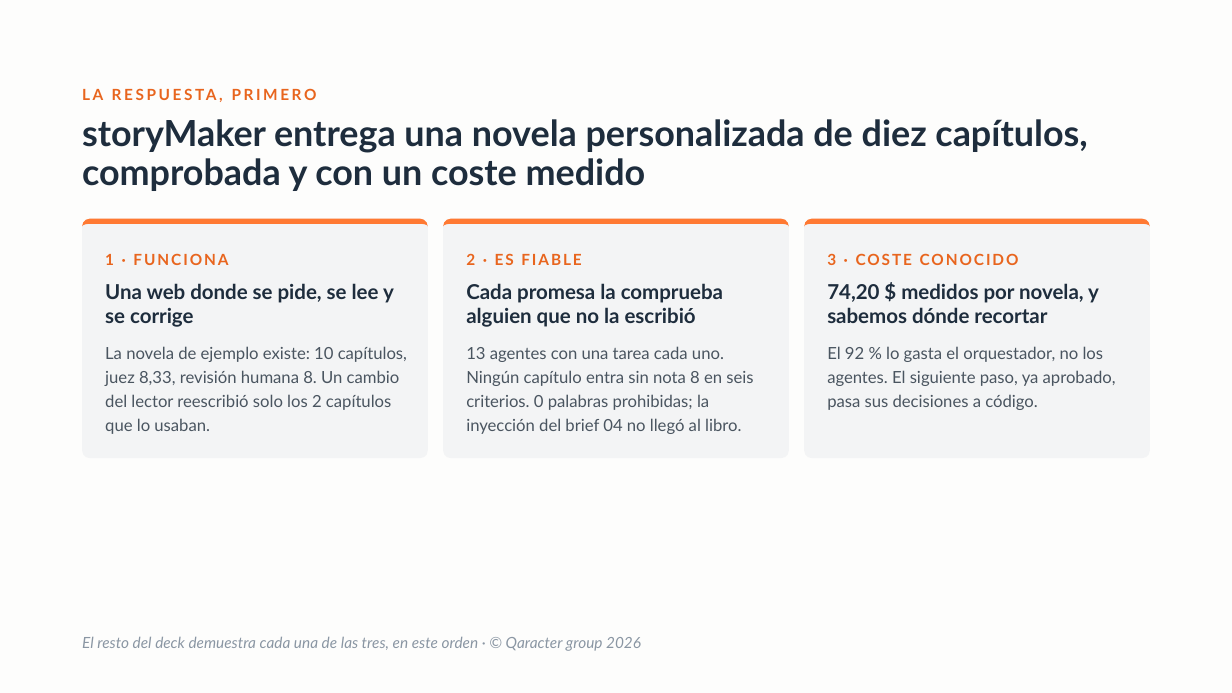
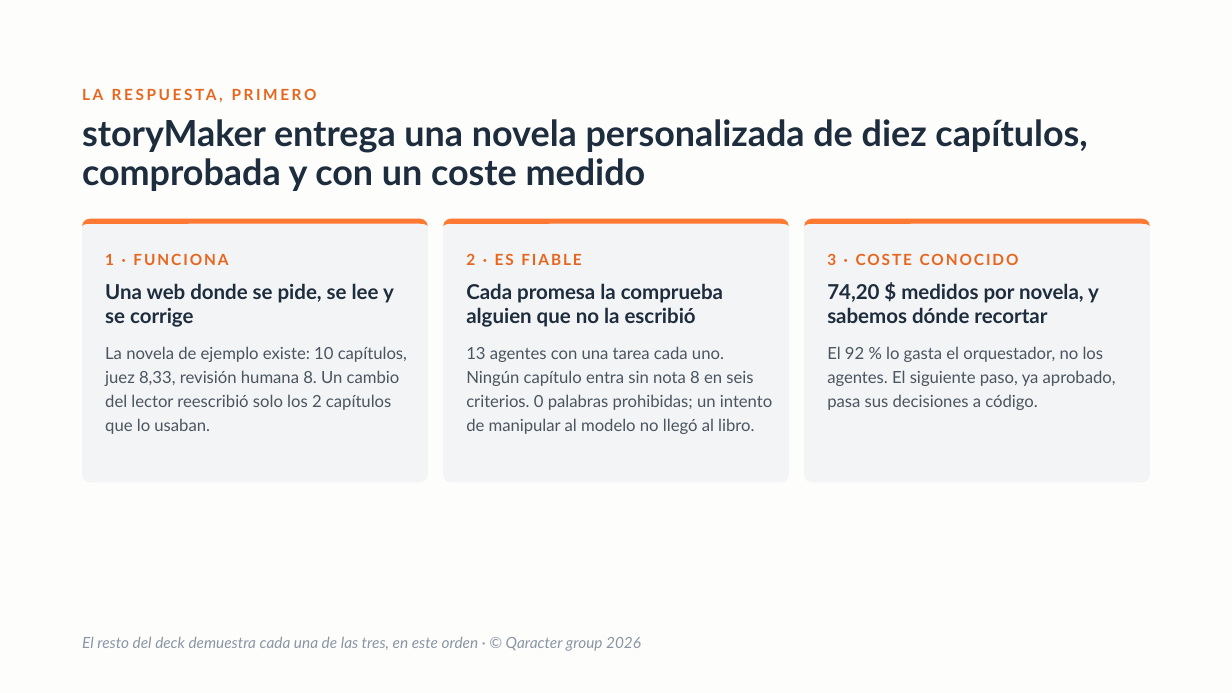
Before and after one commit to davidcalham12/My-story, a slide deck: slide 2 of presentacion/storymaker-deck.pptx. Drawn at 1232x693 pixels with LibreOffice and Linux fonts; fonts in the diff are those of the drawing. Boxes give left, top, right and bottom in pixels: in the first picture for what was removed or moved away, otherwise in the second. Text is boxed around its words. In the diff, an @@ line names an element or a change of style, - is before the commit and + after.

```diff
--- a/presentacion/storymaker-deck.pptx
+++ b/presentacion/storymaker-deck.pptx
@@ rounded rectangle: place and size @@
-rounded rectangle at <box>444,219,789,458</box>
+rounded rectangle at <box>444,219,789,482</box>
@@ rounded rectangle at <box>444,219,789,482</box>: proportions changed @@
@@ freeform shape: place and size @@
-freeform shape at <box>444,219,789,458</box>
+freeform shape at <box>444,219,789,482</box>
@@ text at <box>466,346,772,434</box>: text changed @@
-13 agentes con una tarea cada uno. Ningún capítulo entra sin nota 8 en seis criterios. 0 palabras prohibidas; la inyección del brief 04 no llegó al libro.
+13 agentes con una tarea cada uno. Ningún capítulo entra sin nota 8 en seis criterios. 0 palabras prohibidas; un intento de manipular al modelo no llegó al libro.
```
Also in this commit, not shown: 2 other slides changed, 1 slide removed.
